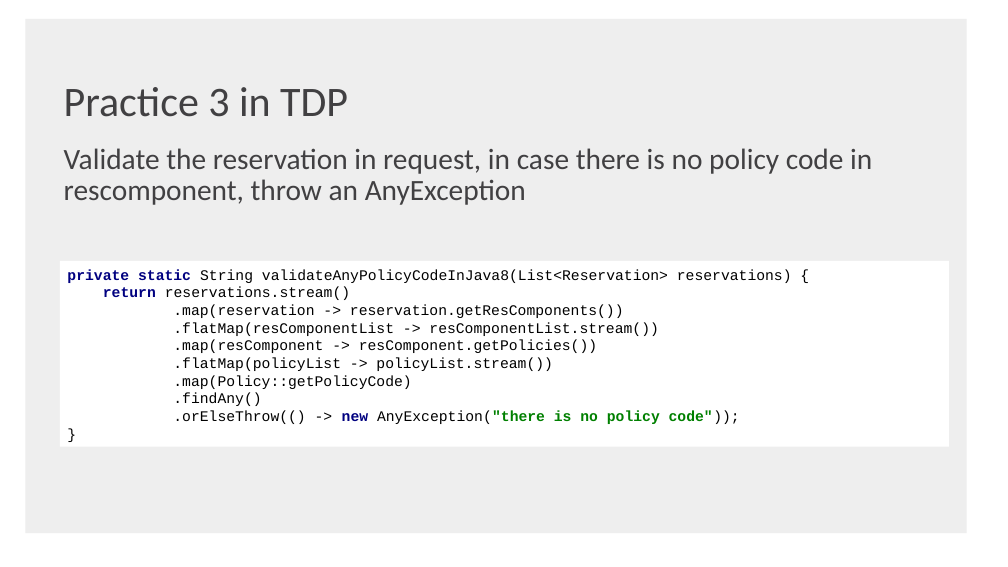
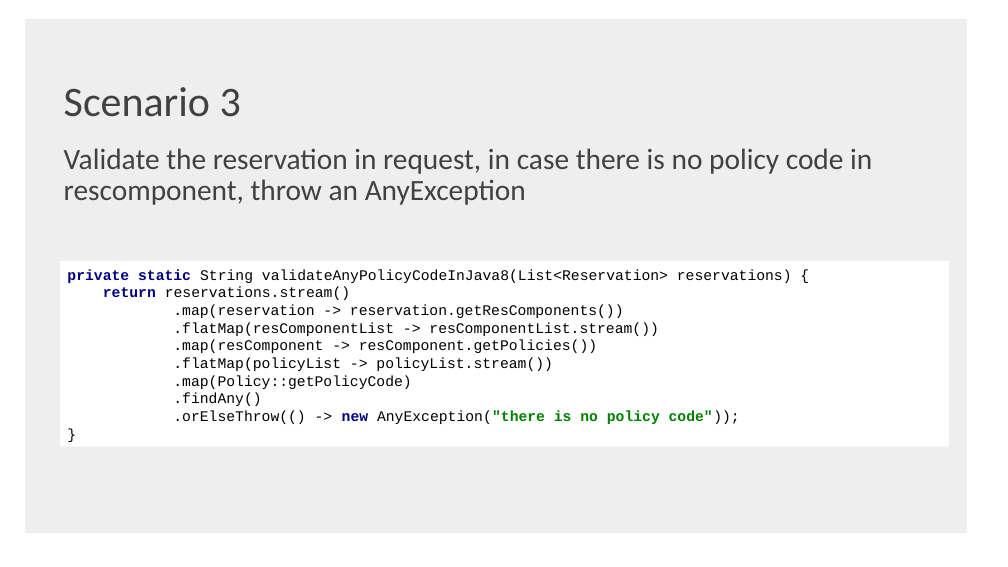
Before and after one commit to shaojie-xu-kp/Java8_lunch_learn, a slide deck: slide 42 of Java 8 & TDP.pptx (slide 44 before the commit). Drawn at 1008x567 pixels with LibreOffice and Linux fonts; fonts in the diff are those of the drawing; background and template pictures are left out. Boxes give left, top, right and bottom in pixels: in the first picture for what was removed or moved away, otherwise in the second. Text is boxed around its words. In the diff, an @@ line names an element or a change of style, - is before the commit and + after.

```diff
--- a/Java 8 & TDP.pptx
+++ b/Java 8 & TDP.pptx
@@ text at [64, 87, 241, 117]: text changed @@
-Practice 3 in TDP
+Scenario 3
```
Also in this commit, not shown: 10 other slides changed, 2 slides added, 3 slides removed.
